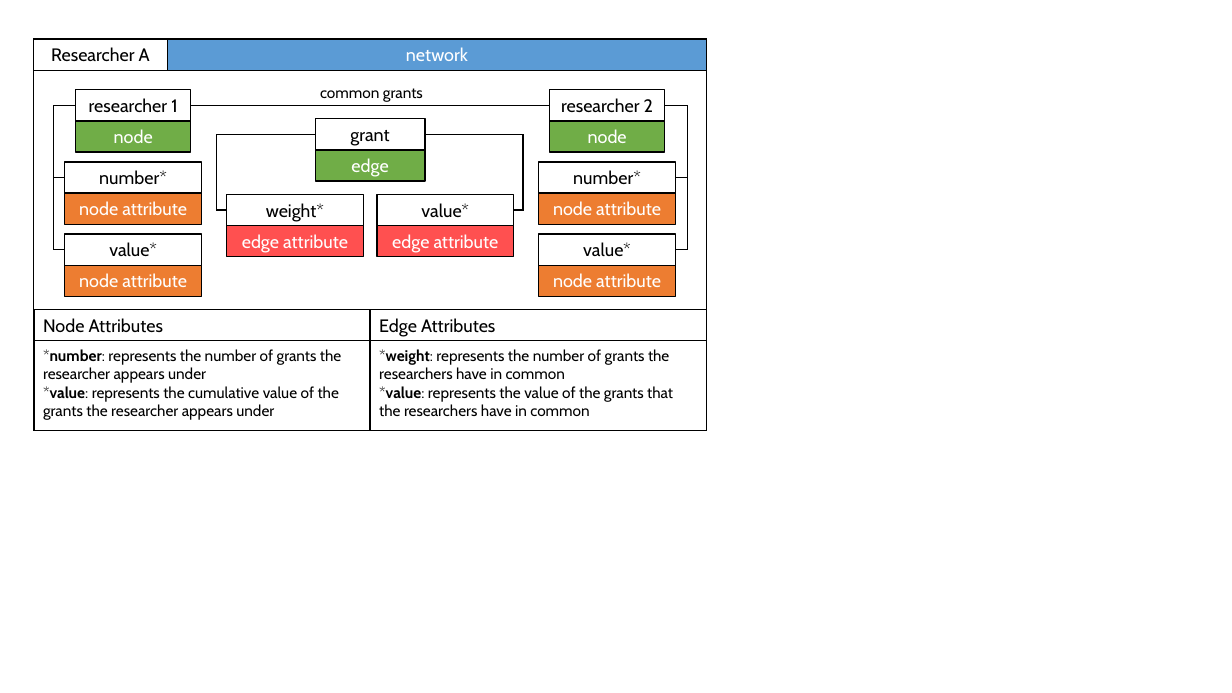
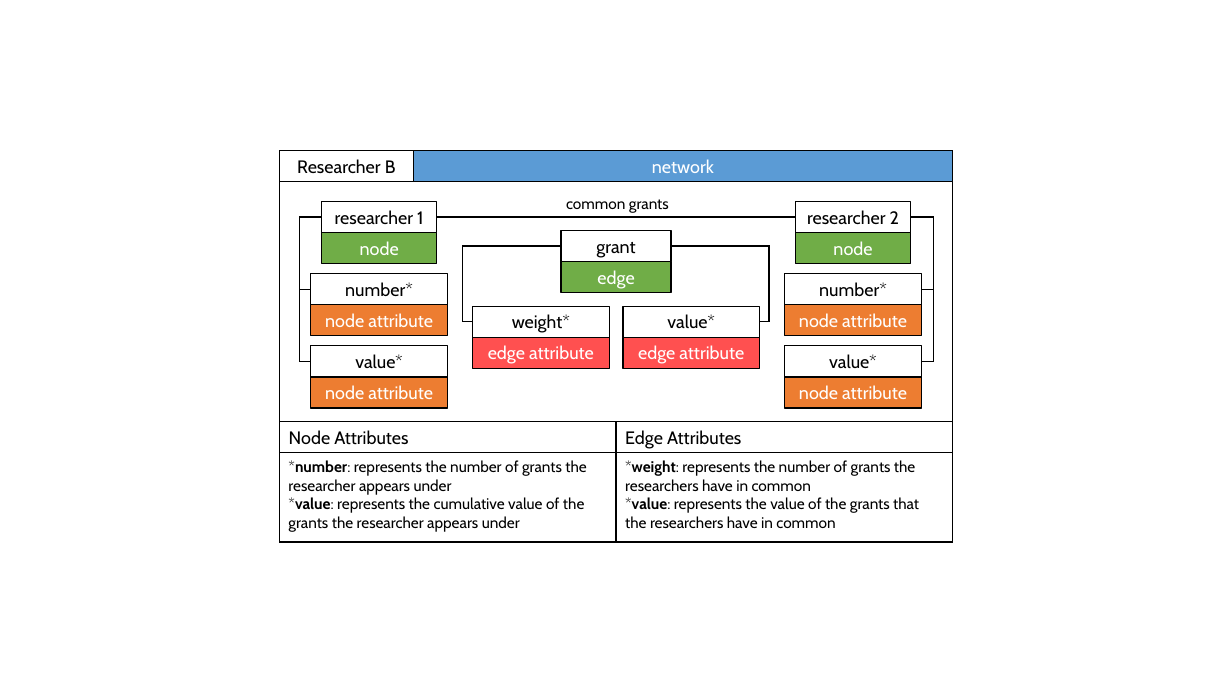
Before and after one commit to SergiuTripon/msc-thesis-na-epsrc, a slide deck: slide 4 of wiki/networks-explained/pptx/networks_explained.pptx (slide 3 before the commit). Drawn at 1232x693 pixels with LibreOffice and Linux fonts; fonts in the diff are those of the drawing. Boxes give left, top, right and bottom in pixels: in the first picture for what was removed or moved away, otherwise in the second. Text is boxed around its words. In the diff, an @@ line names an element or a change of style, - is before the commit and + after.

```diff
--- a/wiki/networks-explained/pptx/networks_explained.pptx
+++ b/wiki/networks-explained/pptx/networks_explained.pptx
@@ text in rectangle at <box>297,159,396,173</box>: text changed @@
-Researcher A
+Researcher B
@@ 25 rectangles, 6 elbow lines, 3 texts, 1 line: place and size @@
-25 rectangles, 6 elbow lines, 3 texts, 1 line at <box>33,39,707,431</box>
+25 rectangles, 6 elbow lines, 3 texts, 1 line at <box>280,151,953,543</box>
```
Also in this commit, not shown: 3 other slides changed, 13 other files.
